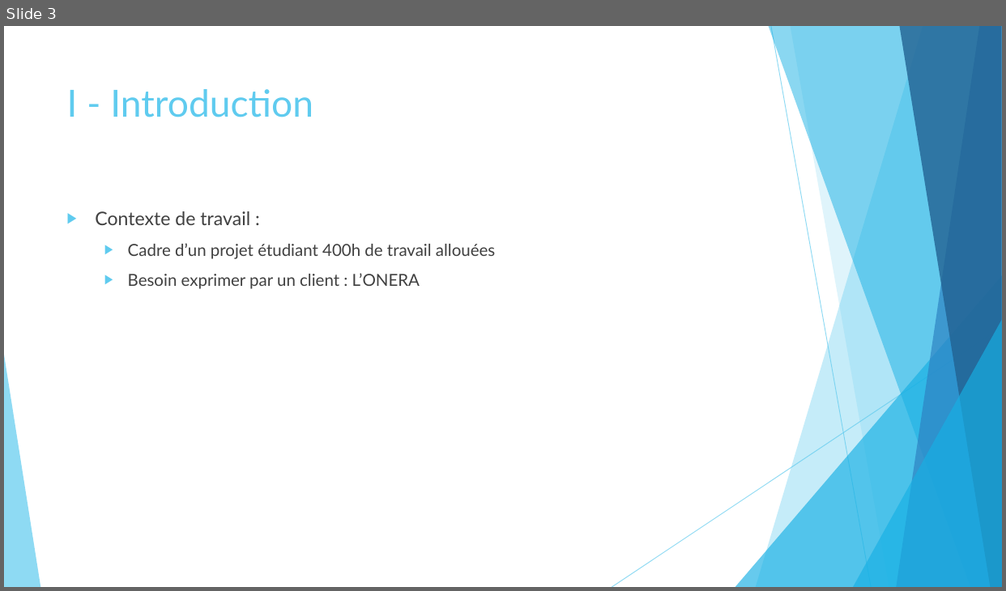
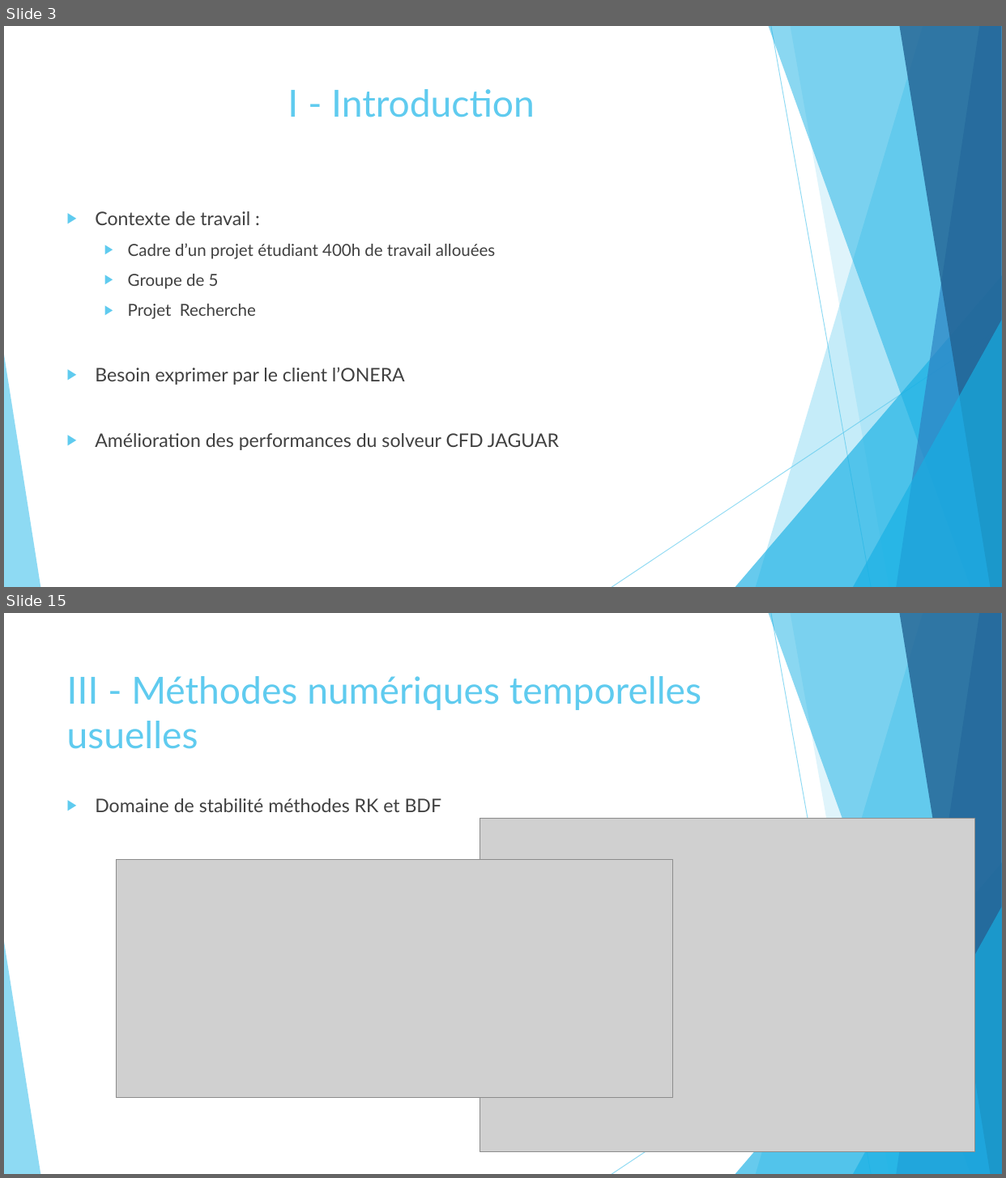
Before and after one commit to pierreXVI/PIE, a slide deck: oral_presentation/Oral_presentation_12_02_2019.pptx. Shown one above the other, each under a label of ours: slide 3 before the commit, slides 3 and 15 after it; the slides between them are not shown. The pictures are 1006x591 and 1006x1178 pixels, drawn with LibreOffice and Linux fonts; fonts in the diff are those of the drawing; grey boxes stand for pictures. Boxes give left, top, right and bottom in pixels: in the first picture for what was removed or moved away, otherwise in the second. Text is boxed around its words. In the diff, an @@ line names an element or a change of style, - is before the commit and + after.

```diff
--- a/oral_presentation/Oral_presentation_12_02_2019.pptx
+++ b/oral_presentation/Oral_presentation_12_02_2019.pptx
@@ slide 15 added at [4,613,1002,1174], background #FFFFFF; not listed: 10 template elements that a slide beside it also shows @@
@@ title added at [67,676,701,749], 36 pt, text #5FCBEF @@
+III - Méthodes numériques temporelles usuelles
@@ text added at [95,798,442,812], 18 pt, text #404040 @@
+▶ Domaine de stabilité méthodes RK et BDF
@@ picture added at [480,819,975,1152] @@
@@ picture added at [117,860,672,1098] @@
@@ slide 3 changed as well @@
@@ title "I - Introduction" at [288,89,535,118]: alignment left to centre @@
@@ text at [95,274,559,450]: text changed; size 16 to 18 pt @@
-  ▶ Besoin exprimer par un client : L’ONERA
+  ▶ Groupe de 5
+  ▶ Projet Recherche
+▶ Besoin exprimer par le client l’ONERA
+▶ Amélioration des performances du solveur CFD JAGUAR
```
Also in this commit, not shown: 1 other slide changed, 16 other slides added, 3 other files.
